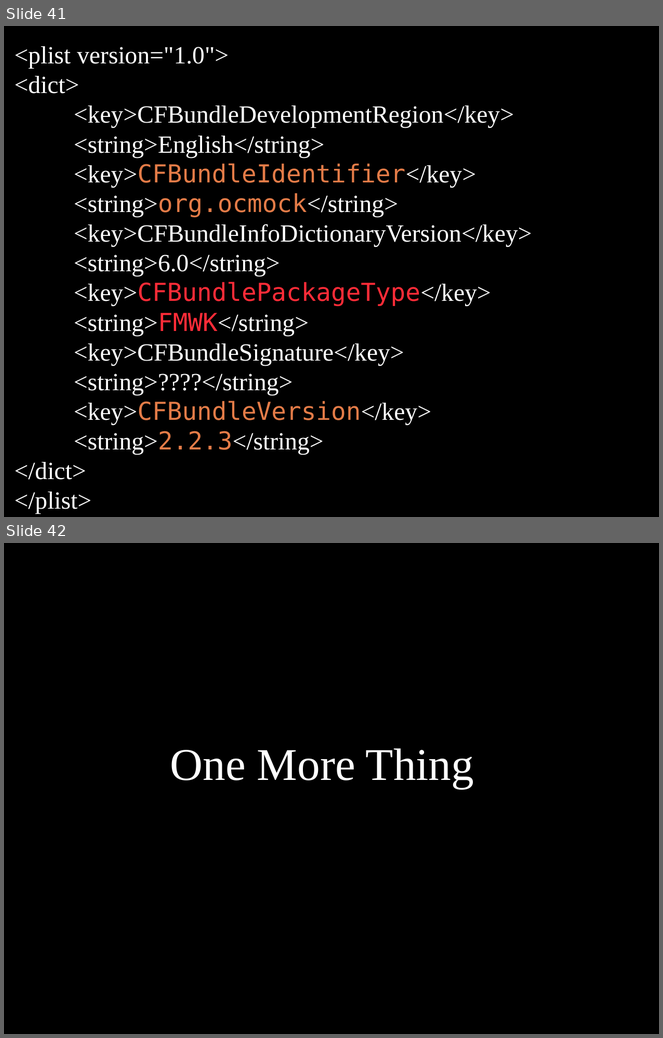
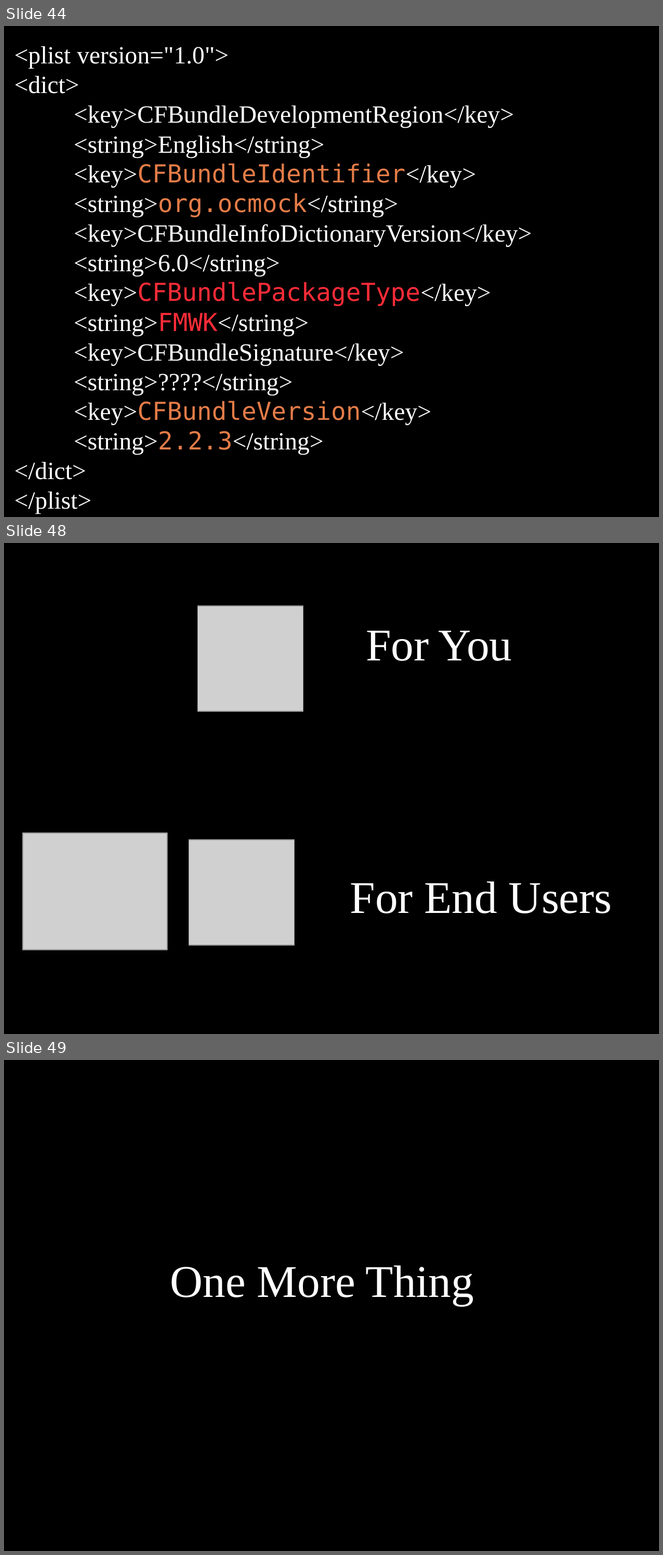
Before and after one commit to dodikk/StaticLib-Slides, a slide deck: Libraries-GoingNative.odp. Shown one above the other, each under a label of ours: slides 41 and 42 before the commit, slides 44, 48 and 49 after it; the slides between them are not shown. The pictures are 663x1038 and 663x1555 pixels, drawn with LibreOffice and Linux fonts; fonts in the diff are those of the drawing; grey boxes stand for pictures. Boxes give left, top, right and bottom in pixels: in the first picture for what was removed or moved away, otherwise in the second. Text is boxed around its words. In the diff, an @@ line names an element or a change of style, - is before the commit and + after.

```diff
--- a/Libraries-GoingNative.odp
+++ b/Libraries-GoingNative.odp
@@ slide 48 added at [4, 543, 659, 1034], background #000000 @@
@@ picture added at [198, 606, 304, 712] @@
@@ title added at [366, 630, 513, 661], 55 pt, text #FFFFFF @@
+For You
@@ picture added at [22, 833, 167, 950] @@
@@ picture added at [189, 840, 295, 945] @@
@@ title added at [350, 882, 612, 914], 55 pt, text #FFFFFF @@
+For End Users
@@ what was slide 41 is now slide 44 @@
@@ what was slide 42 is now slide 49 @@
```
Also in this commit, not shown: 1 slide changed, 13 other slides added, 1 slide removed, 1 other file.
